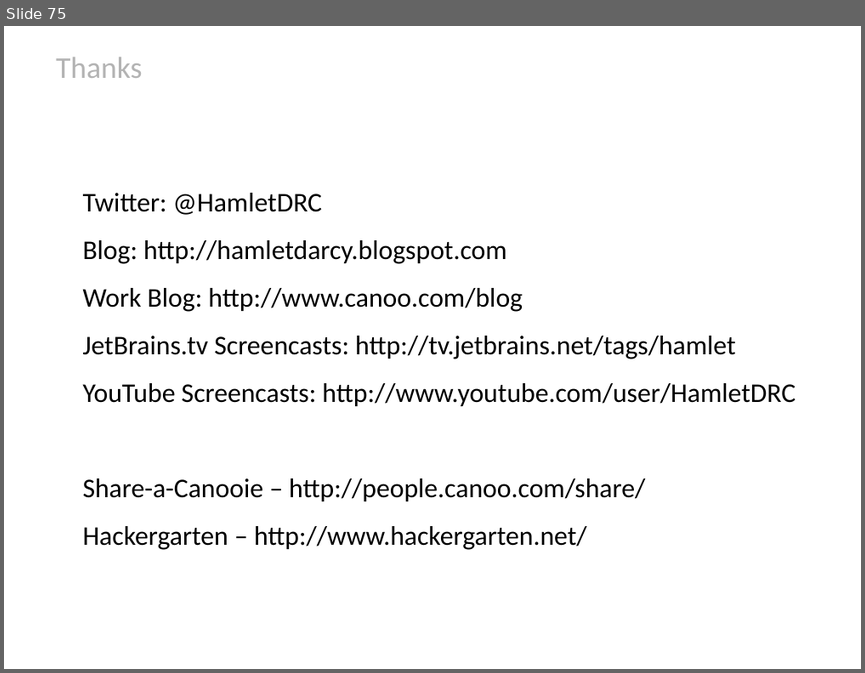
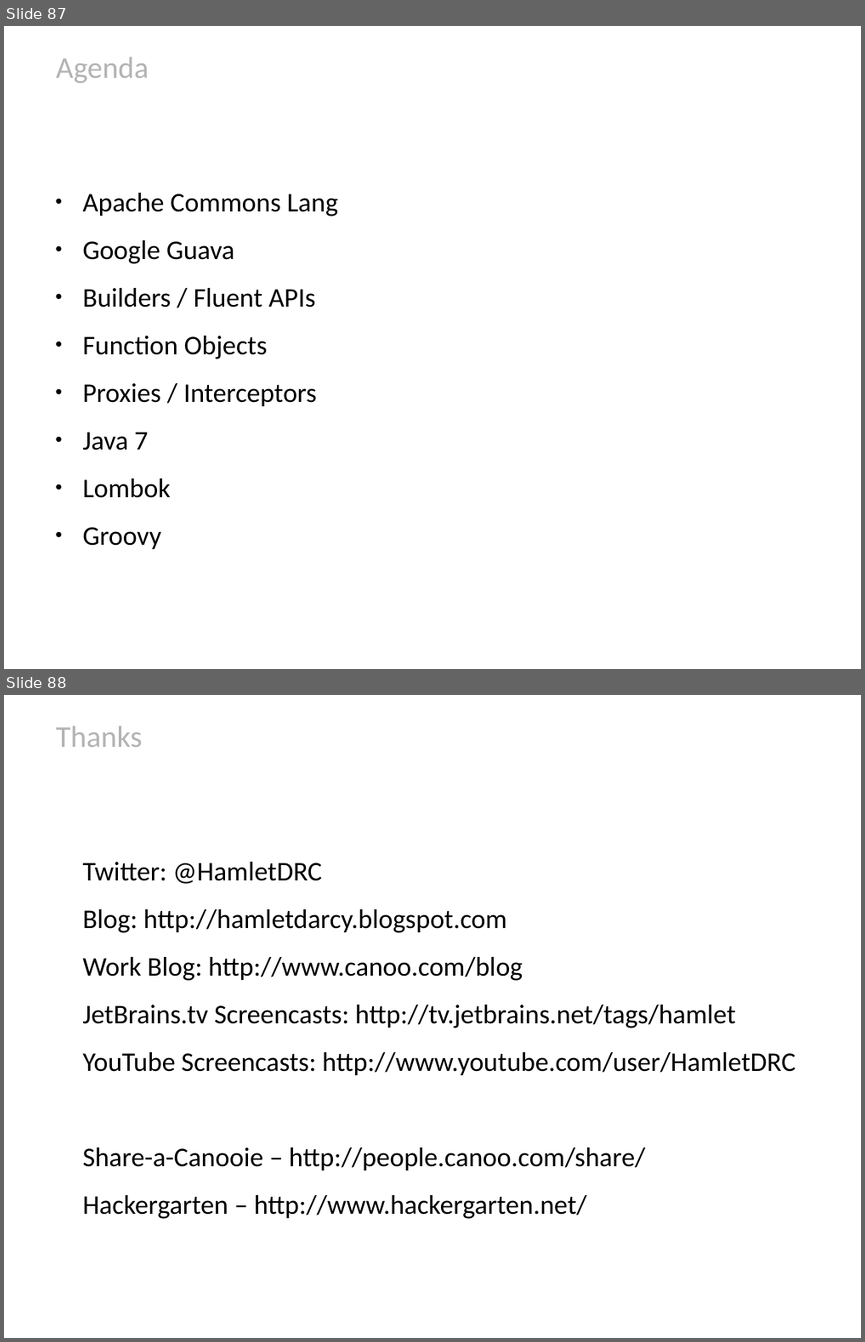
Before and after one commit to HamletDRC/presentations, a slide deck: javaboilerplatebusters/BoilerPlateBusters_Confess.odp. Shown one above the other, each under a label of ours: slide 75 before the commit, slides 87 and 88 after it. The pictures are 865x673 and 865x1342 pixels, drawn with LibreOffice and Linux fonts; fonts in the diff are those of the drawing; background and template pictures are left out. Boxes give left, top, right and bottom in pixels: in the first picture for what was removed or moved away, otherwise in the second. Text is boxed around its words. In the diff, an @@ line names an element or a change of style, - is before the commit and + after.

```diff
--- a/javaboilerplatebusters/BoilerPlateBusters_Confess.odp
+++ b/javaboilerplatebusters/BoilerPlateBusters_Confess.odp
@@ slide 87 added at box(4, 26, 861, 669), background picture (left out) @@
@@ title added at box(56, 57, 148, 83), 28 pt, text #B3B3B3 @@
+Agenda
@@ text added at box(83, 193, 338, 549), 25 pt, text #000000 @@
+● Apache Commons Lang
+● Google Guava
+● Builders / Fluent APIs
+● Function Objects
+● Proxies / Interceptors
+● Java 7
+● Lombok
+● Groovy
@@ what was slide 75 is now slide 88 @@
```
Also in this commit, not shown: 1 slide changed, 13 other slides added, 1 slide removed, 11 other files.
